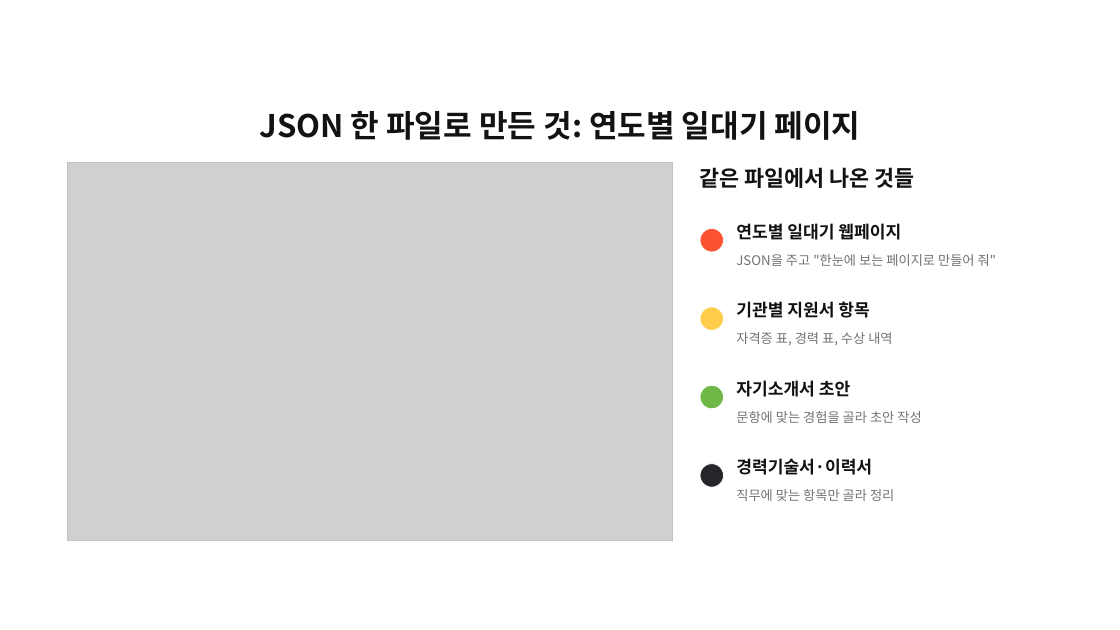
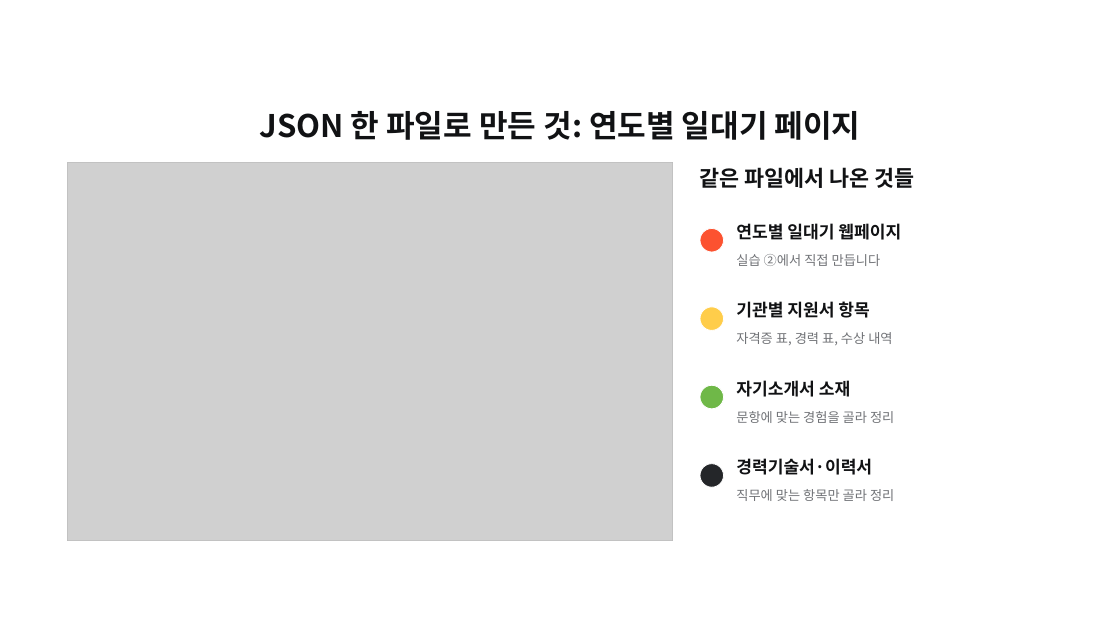
Before and after one commit to pa3757/KPX_knewdeal, a slide deck: slide 9 of instructor/특별실습_Claude_이력JSON.pptx. Drawn at 1120x630 pixels with LibreOffice and Linux fonts; fonts in the diff are those of the drawing; grey boxes stand for pictures; background and template pictures are left out. Boxes give left, top, right and bottom in pixels: in the first picture for what was removed or moved away, otherwise in the second. Text is boxed around its words. In the diff, an @@ line names an element or a change of style, - is before the commit and + after.

```diff
--- a/instructor/특별실습_Claude_이력JSON.pptx
+++ b/instructor/특별실습_Claude_이력JSON.pptx
@@ text at <box>736,254,881,266</box>: text changed @@
-JSON을 주고 "한눈에 보는 페이지로 만들어 줘"
+실습 ②에서 직접 만듭니다
@@ text at <box>736,380,850,397</box>: text changed @@
-자기소개서 초안
+자기소개서 소재
@@ text at <box>736,411,894,423</box>: text changed @@
-문항에 맞는 경험을 골라 초안 작성
+문항에 맞는 경험을 골라 정리
```
Also in this commit, not shown: 8 other slides changed, 3 slides added, 35 other files.
